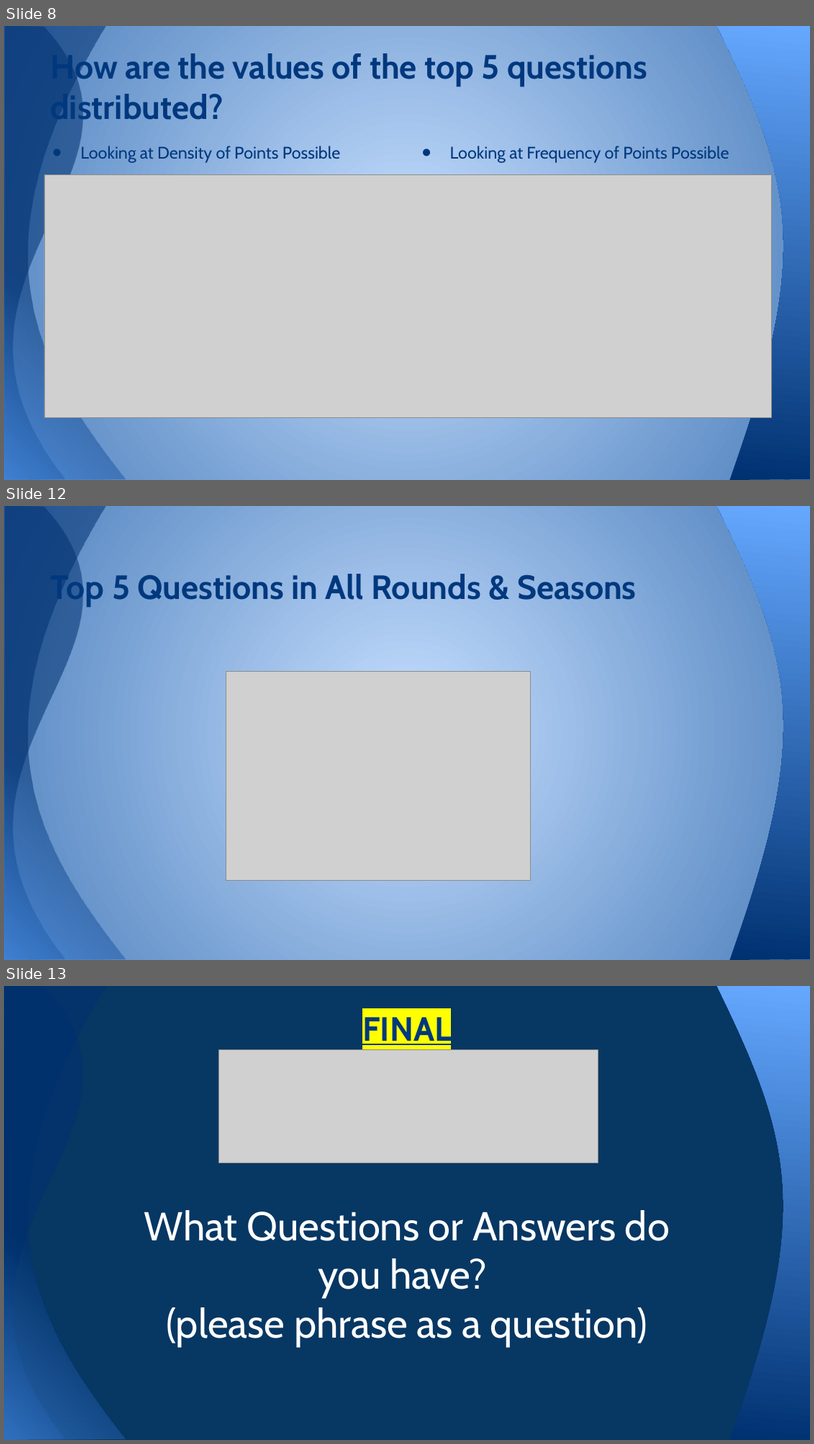
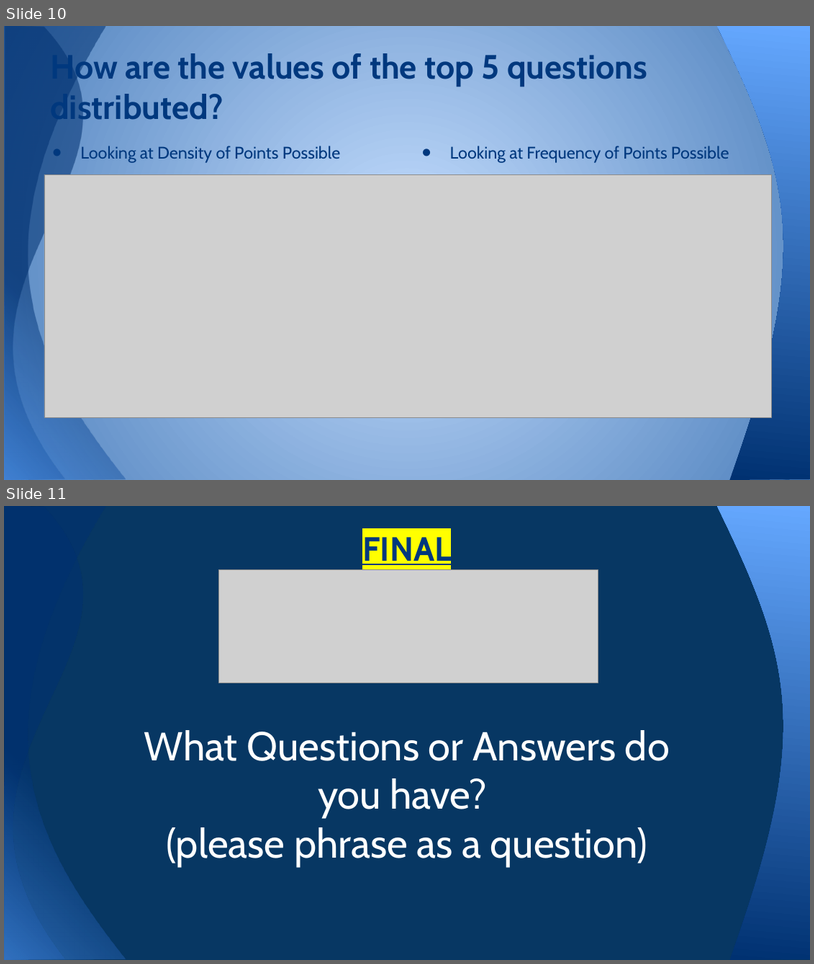
Before and after one commit to jlschmitz81/Project_One_Team_13, a slide deck: Jeopardy Powerpoint_Team13_Project1_FINAL.pptx. Shown one above the other, each under a label of ours: slides 8, 12 and 13 before the commit, slides 10 and 11 after it; the slides between them are not shown. The pictures are 814x1444 and 814x964 pixels, drawn with LibreOffice and Linux fonts; fonts in the diff are those of the drawing; grey boxes stand for pictures. Boxes give left, top, right and bottom in pixels: in the first picture for what was removed or moved away, otherwise in the second. Text is boxed around its words. In the diff, an @@ line names an element or a change of style, - is before the commit and + after.

```diff
--- a/Jeopardy Powerpoint_Team13_Project1_FINAL.pptx
+++ b/Jeopardy Powerpoint_Team13_Project1_FINAL.pptx
@@ slide 12 removed at box(4, 506, 810, 960), background gradient #C6DFFF to #4F81BD; not listed: 3 template elements that a slide beside it also shows @@
@@ title removed at box(50, 570, 637, 607) @@
-Top 5 Questions in All Rounds & Seasons
@@ picture removed at box(226, 672, 531, 880) @@
@@ what was slide 8 is now slide 10 @@
@@ what was slide 13 is now slide 11 @@
```
Also in this commit, not shown: 2 slides added, 3 other slides removed.
